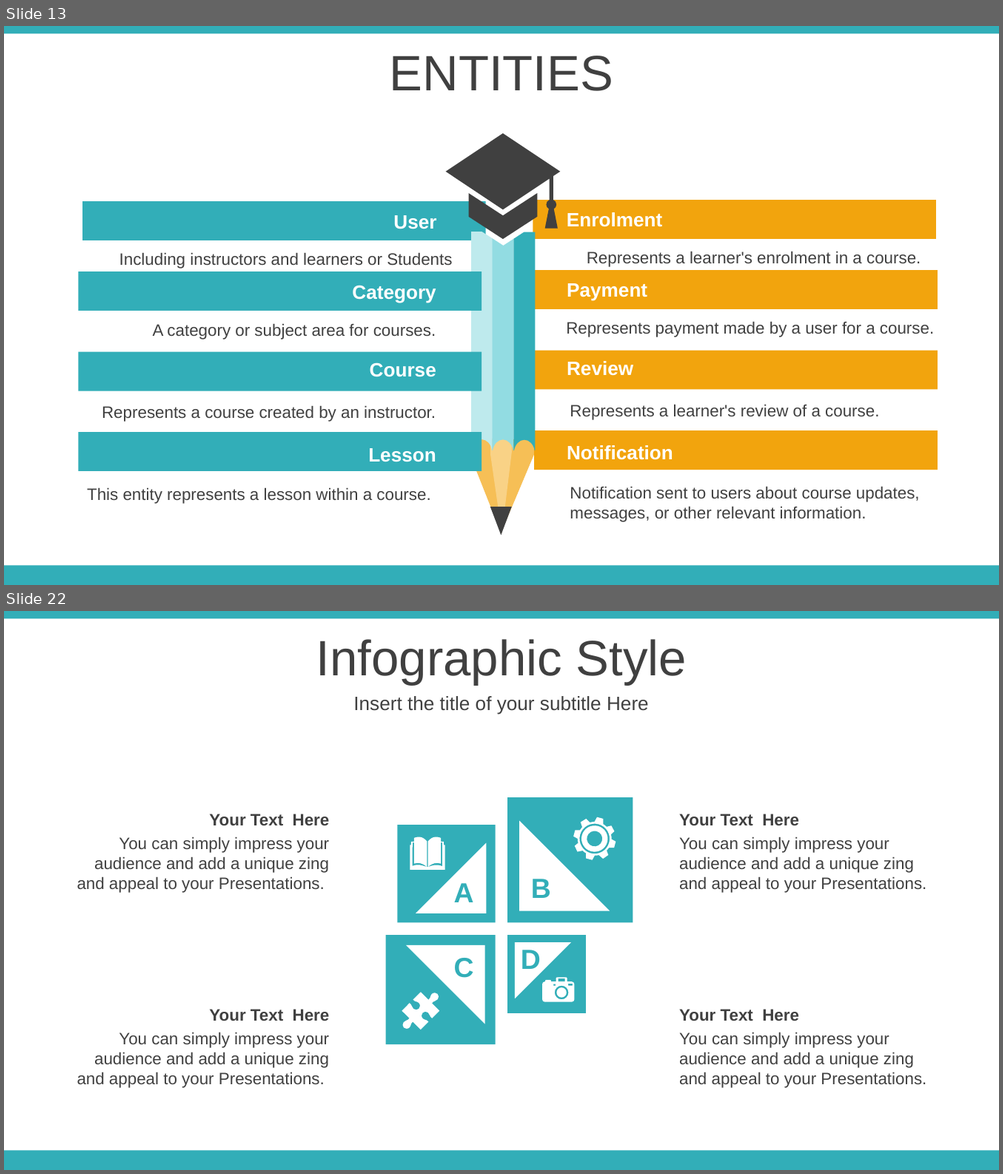
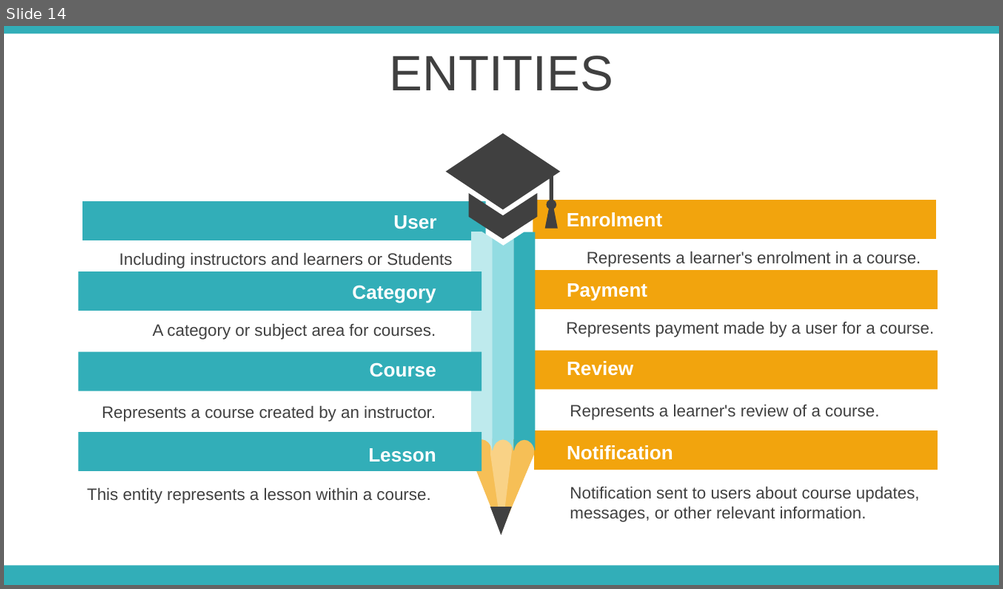
Before and after one commit to treehays/EasyLearn, a slide deck: EasyLearn/Material/02 Sample Template.pptx. Shown one above the other, each under a label of ours: slides 13 and 22 before the commit, slide 14 after it; the slides between them are not shown. The pictures are 1003x1174 and 1003x589 pixels, drawn with LibreOffice and Linux fonts; fonts in the diff are those of the drawing. Boxes give left, top, right and bottom in pixels: in the first picture for what was removed or moved away, otherwise in the second. Text is boxed around its words. In the diff, an @@ line names an element or a change of style, - is before the commit and + after.

```diff
--- a/EasyLearn/Material/02 Sample Template.pptx
+++ b/EasyLearn/Material/02 Sample Template.pptx
@@ slide 22 removed at [4,611,999,1170], background #FFFFFF; not listed: 2 template elements that a slide beside it also shows @@
@@ text removed at [316,639,686,685] @@
-Infographic Style
@@ text removed at [353,696,649,715] @@
-Insert the title of your subtitle Here
@@ rectangle removed at [507,798,632,923] @@
@@ text removed at [209,814,330,826] @@
-Your Text Here
@@ rectangle removed at [397,825,495,923] @@
@@ right triangle removed at [519,821,609,911] @@
@@ freeform shape removed at [573,817,616,860] @@
@@ text removed at [679,814,799,826] @@
-Your Text Here
@@ text removed at [77,837,330,893] @@
-You can simply impress your audience and add a unique zing and appeal to your Presentations.
@@ freeform shape removed at [410,837,444,869] @@
@@ right triangle removed at [415,843,486,914] @@
@@ text removed at [679,837,926,893] @@
-You can simply impress your audience and add a unique zing and appeal to your Presentations.
@@ text removed at [454,883,474,903] @@
-A
@@ text removed at [531,879,551,898] @@
-B
@@ rectangle removed at [386,935,495,1045] @@
@@ rectangle removed at [507,935,586,1014] @@
@@ right triangle removed at [514,943,571,999] @@
@@ right triangle removed at [406,945,484,1024] @@
@@ text removed at [454,958,474,978] @@
-C
@@ text removed at [521,950,540,974] @@
-D
@@ freeform shape removed at [394,985,447,1037] @@
@@ freeform shape removed at [542,978,574,1003] @@
@@ text removed at [209,1009,330,1021] @@
-Your Text Here
@@ text removed at [679,1009,799,1021] @@
-Your Text Here
@@ text removed at [77,1032,330,1088] @@
-You can simply impress your audience and add a unique zing and appeal to your Presentations.
@@ text removed at [679,1032,926,1088] @@
-You can simply impress your audience and add a unique zing and appeal to your Presentations.
@@ what was slide 13 is now slide 14 @@
```
Also in this commit, not shown: 1 slide changed, 4 slides added, 65 other slides removed, 39 other files.
